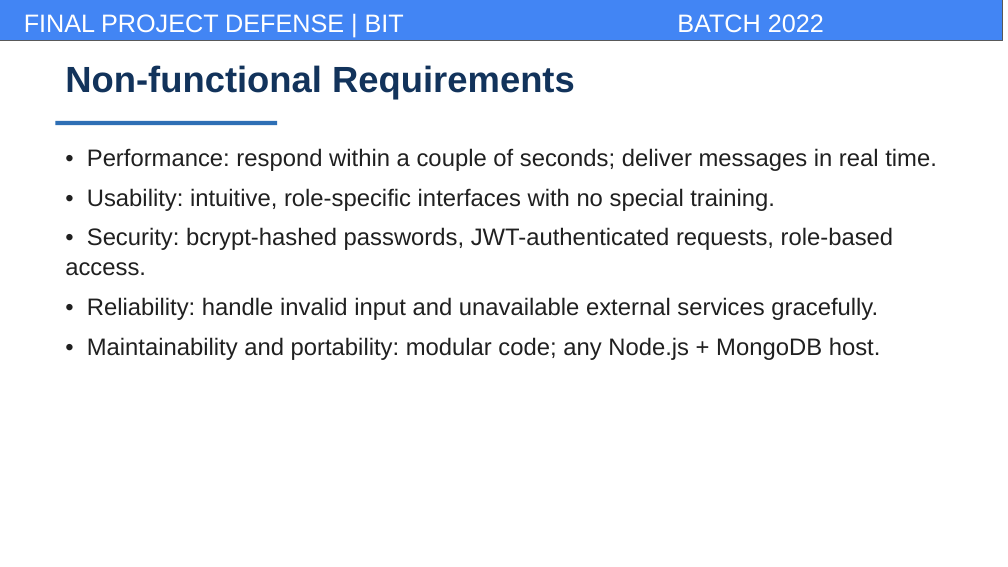
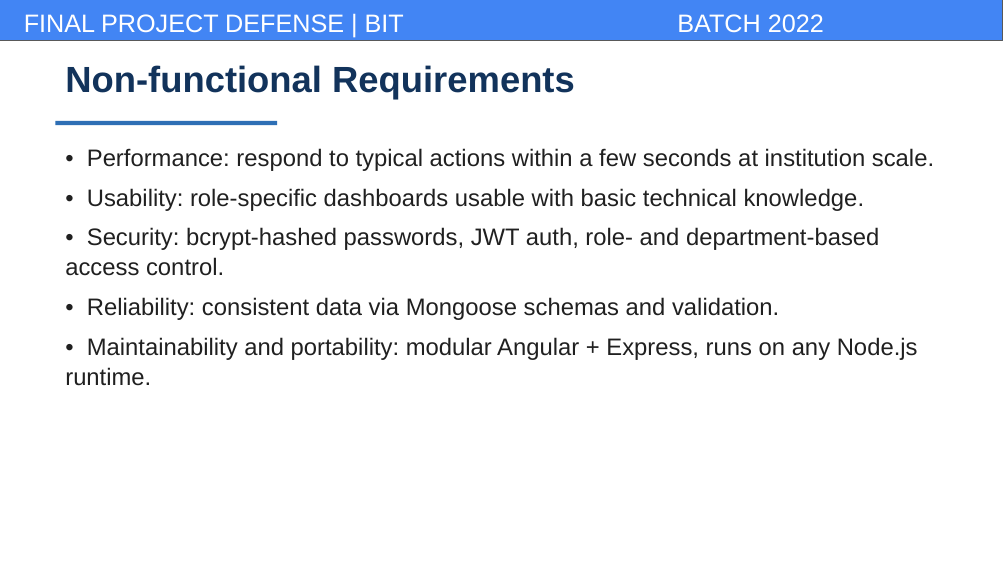
Before and after one commit to BhupendraMalla/CampuseEase, a slide deck: slide 6 of docs/report/campusease_presentation.pptx. Drawn at 1008x567 pixels with LibreOffice and Linux fonts; fonts in the diff are those of the drawing; background and template pictures are left out. Boxes give left, top, right and bottom in pixels: in the first picture for what was removed or moved away, otherwise in the second. Text is boxed around its words. In the diff, an @@ line names an element or a change of style, - is before the commit and + after.

```diff
--- a/docs/report/campusease_presentation.pptx
+++ b/docs/report/campusease_presentation.pptx
@@ text at bbox=[65, 148, 934, 386]: text changed @@
-• Performance: respond within a couple of seconds; deliver messages in real time.
-• Usability: intuitive, role-specific interfaces with no special training.
-• Security: bcrypt-hashed passwords, JWT-authenticated requests, role-based access.
-• Reliability: handle invalid input and unavailable external services gracefully.
-• Maintainability and portability: modular code; any Node.js + MongoDB host.
+• Performance: respond to typical actions within a few seconds at institution scale.
+• Usability: role-specific dashboards usable with basic technical knowledge.
+• Security: bcrypt-hashed passwords, JWT auth, role- and department-based access control.
+• Reliability: consistent data via Mongoose schemas and validation.
+• Maintainability and portability: modular Angular + Express, runs on any Node.js runtime.
```
Also in this commit, not shown: 9 other slides changed, 4 slides added, 5 slides removed, 2 other files.
